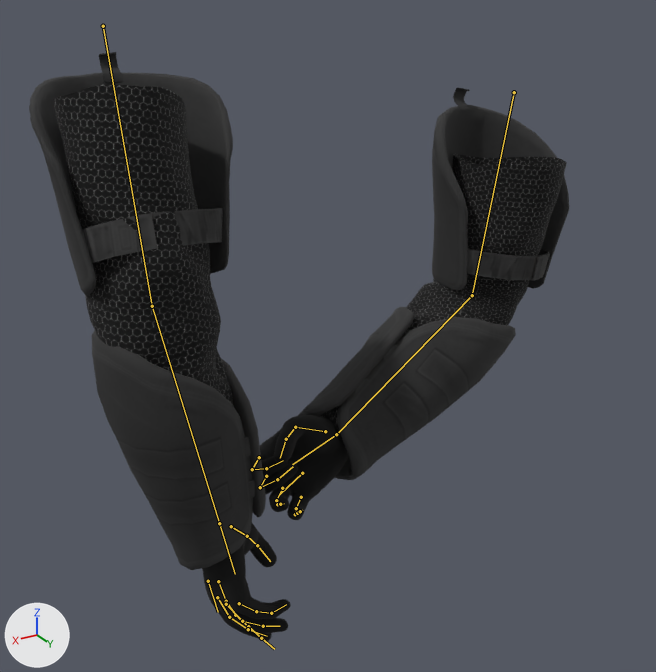
The FBX model GFX/Viewmodels/fparms.fbx as it was, and as the next commit left it.
Both versions are drawn from a camera (50 mm lens) standing at (0.65, 0.992, 0.13) and looking at (0.038, -0.027, -0.379). Lighting does not change. The marker at lower left points along +X, +Y and +Z. The older version comes first. Both versions are drawn at frame 1 of the action 'Null.001|L_arm_Pole|L_arm_Pole|CINEMA_4D_Main|Layer0'; the numbers are the values there. The bones that change, and the others that lie on the model, are drawn over the model as lines.

The first picture shows 'armmesh'.
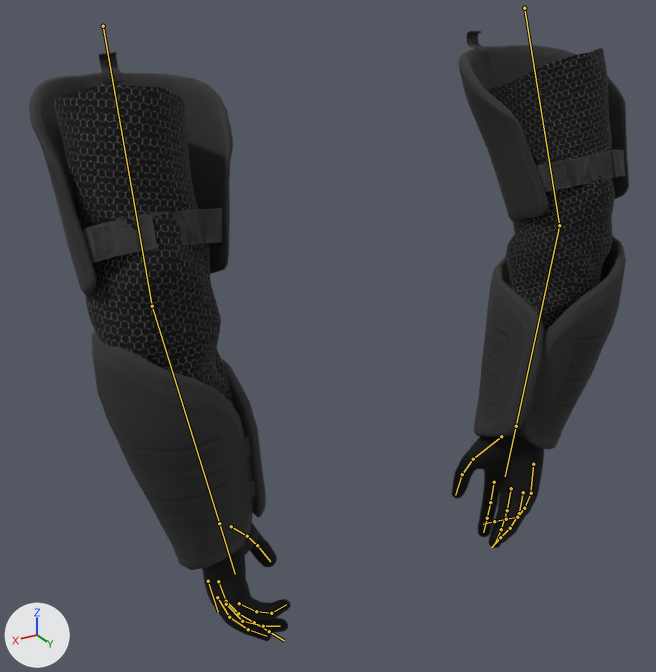
Boxes [x1, y1, x2, y2] around the edits, measured in the pictures (656 x 672 px):
```json
{"object": "armmesh", "change": "posed", "before": [29, 52, 569, 641], "after": [29, 31, 629, 641], "on screen": "11% wider"}
{"bone": "L_point2", "before": "(226, 601) to (235, 615)", "after": "(226, 601) to (238, 613)"}
{"bone": "R_arm", "before": "(514, 92) to (472, 295)", "after": "(524, 8) to (559, 225)"}
{"bone": "R_elbow", "before": "(472, 295) to (336, 434)", "after": "(559, 225) to (516, 426)"}
{"bone": "R_wrist", "before": "(336, 434) to (292, 464)", "after": "(516, 426) to (505, 476)"}
{"bone": "R_thumb2", "before": "(295, 427) to (286, 439)", "after": "(473, 459) to (462, 474)"}
{"bone": "R_point1", "before": "(259, 457) to (252, 469)", "after": "(494, 482) to (490, 502)"}
{"bone": "R_point2", "before": "(252, 469) to (266, 468)", "after": "(490, 502) to (487, 518)"}
{"bone": "R_point3", "before": "(266, 468) to (283, 460)", "after": "(487, 518) to (483, 532)"}
{"bone": "R_middle1", "before": "(266, 476) to (260, 487)", "after": "(511, 488) to (507, 510)"}
{"bone": "R_middle2", "before": "(260, 487) to (277, 479)", "after": "(507, 510) to (501, 529)"}
{"bone": "R_middle3", "before": "(277, 479) to (293, 466)", "after": "(501, 529) to (494, 544)"}
{"bone": "R_ring1", "before": "(282, 488) to (276, 500)", "after": "(523, 492) to (519, 513)"}
{"bone": "R_pink1", "before": "(301, 497) to (296, 508)", "after": "(531, 493) to (524, 508)"}
```

Edits to the scene script, one JSON object a line:
```json
{"block": "bone_l_point2", "where": "bone_l_point2 = bpy.data.objects['Null.001'].pose.bones['L_point2']  # child of 'L_point1'"}
{"op": "set", "path": "bone_l_point2.rotation_quaternion", "old": "(0.995, 0.0, 0.0, 0.099)", "new": "(1.0, 0.0, 0.0, 0.0)", "note": "degrees (0, 0, 11) -> degrees (0, 0, 0)"}
{"block": "bone_r_arm", "where": "bone_r_arm = bpy.data.objects['Null.001'].pose.bones['R_arm']  # child of 'Joint'"}
{"op": "set", "path": "bone_r_arm.location", "old": "(0.033, 0.112, 0.022)", "new": "(0.0, 0.0, 0.0)"}
{"op": "set", "path": "bone_r_arm.rotation_quaternion", "old": "(0.98, 0.143, -0.01, -0.135)", "new": "(1.0, 0.0, 0.0, 0.0)", "note": "degrees (16, 1, -16) -> degrees (0, 0, 0)"}
{"block": "bone_r_elbow", "where": "bone_r_elbow = bpy.data.objects['Null.001'].pose.bones['R_elbow']  # child of 'R_arm'"}
{"op": "set", "path": "bone_r_elbow.rotation_quaternion", "old": "(0.881, 0.182, 0.273, 0.342)", "new": "(1.0, 0.0, 0.0, 0.0)", "note": "degrees (33, 21, 49) -> degrees (0, 0, 0)"}
{"block": "bone_r_wrist", "where": "bone_r_wrist = bpy.data.objects['Null.001'].pose.bones['R_wrist']  # child of 'R_elbow'"}
{"op": "set", "path": "bone_r_wrist.rotation_quaternion", "old": "(0.796, 0.139, -0.586, 0.054)", "new": "(1.0, 0.0, 0.0, 0.0)", "note": "degrees (30, -72, -14) -> degrees (0, 0, 0)"}
{"block": "bone_r_thumb2", "where": "bone_r_thumb2 = bpy.data.objects['Null.001'].pose.bones['R_thumb2']  # child of 'R_thumb1'"}
{"op": "set", "path": "bone_r_thumb2.rotation_quaternion", "old": "(0.978, 0.038, 0.008, 0.205)", "new": "(1.0, 0.0, 0.0, 0.0)", "note": "degrees (4, 0, 24) -> degrees (0, 0, 0)"}
{"block": "bone_r_point1", "where": "bone_r_point1 = bpy.data.objects['Null.001'].pose.bones['R_point1']  # child of 'R_wrist'"}
{"op": "set", "path": "bone_r_point1.rotation_quaternion", "old": "(0.952, 0.0, 0.0, 0.306)", "new": "(1.0, 0.0, 0.0, 0.0)", "note": "degrees (0, 0, 36) -> degrees (0, 0, 0)"}
{"block": "bone_r_point2", "where": "bone_r_point2 = bpy.data.objects['Null.001'].pose.bones['R_point2']  # child of 'R_point1'"}
{"op": "set", "path": "bone_r_point2.rotation_quaternion", "old": "(0.926, 0.0, 0.0, 0.377)", "new": "(1.0, 0.0, 0.0, 0.0)", "note": "degrees (0, 0, 44) -> degrees (0, 0, 0)"}
{"block": "bone_r_point3", "where": "bone_r_point3 = bpy.data.objects['Null.001'].pose.bones['R_point3']  # child of 'R_point2'"}
{"op": "set", "path": "bone_r_point3.rotation_quaternion", "old": "(0.96, 0.0, 0.0, 0.281)", "new": "(1.0, 0.0, 0.0, 0.0)", "note": "degrees (0, 0, 33) -> degrees (0, 0, 0)"}
{"block": "bone_r_middle1", "where": "bone_r_middle1 = bpy.data.objects['Null.001'].pose.bones['R_middle1']  # child of 'R_wrist'"}
{"op": "set", "path": "bone_r_middle1.rotation_quaternion", "old": "(0.97, 0.0, 0.0, 0.245)", "new": "(1.0, 0.0, 0.0, 0.0)", "note": "degrees (0, 0, 28) -> degrees (0, 0, 0)"}
{"block": "bone_r_middle2", "where": "bone_r_middle2 = bpy.data.objects['Null.001'].pose.bones['R_middle2']  # child of 'R_middle1'"}
{"op": "set", "path": "bone_r_middle2.rotation_quaternion", "old": "(0.885, 0.0, 0.0, 0.466)", "new": "(1.0, 0.0, 0.0, 0.0)", "note": "degrees (0, 0, 56) -> degrees (0, 0, 0)"}
{"block": "bone_r_middle3", "where": "bone_r_middle3 = bpy.data.objects['Null.001'].pose.bones['R_middle3']  # child of 'R_middle2'"}
{"op": "set", "path": "bone_r_middle3.rotation_quaternion", "old": "(0.96, 0.0, 0.0, 0.281)", "new": "(1.0, 0.0, 0.0, 0.0)", "note": "degrees (0, 0, 33) -> degrees (0, 0, 0)"}
{"block": "bone_r_ring1", "where": "bone_r_ring1 = bpy.data.objects['Null.001'].pose.bones['R_ring1']  # child of 'R_palm'"}
{"op": "set", "path": "bone_r_ring1.location", "old": "(0.0, -0.001, 0.0)", "new": "(0.0, 0.0, 0.0)"}
{"op": "set", "path": "bone_r_ring1.rotation_quaternion", "old": "(0.994, 0.0, 0.0, 0.107)", "new": "(1.0, 0.0, 0.0, 0.0)", "note": "degrees (0, 0, 12) -> degrees (0, 0, 0)"}
{"block": "bone_r_pink1", "where": "bone_r_pink1 = bpy.data.objects['Null.001'].pose.bones['R_pink1']  # child of 'R_palm'"}
{"op": "set", "path": "bone_r_pink1.location", "old": "(0.001, 0.001, 0.0)", "new": "(0.0, 0.0, 0.0)"}
{"op": "set", "path": "bone_r_pink1.rotation_quaternion", "old": "(0.994, 0.0, 0.0, -0.105)", "new": "(1.0, 0.0, 0.0, 0.0)", "note": "degrees (0, 0, -12) -> degrees (0, 0, 0)"}
```
